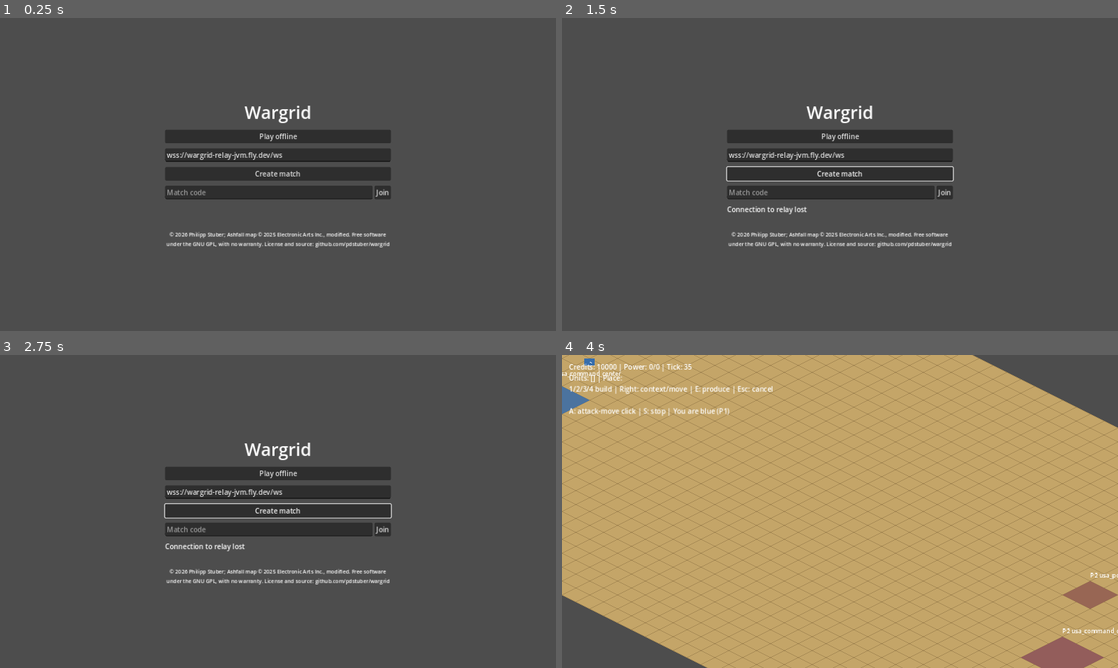
Above: before the commit, frames 1-4 (two rows, left to right).
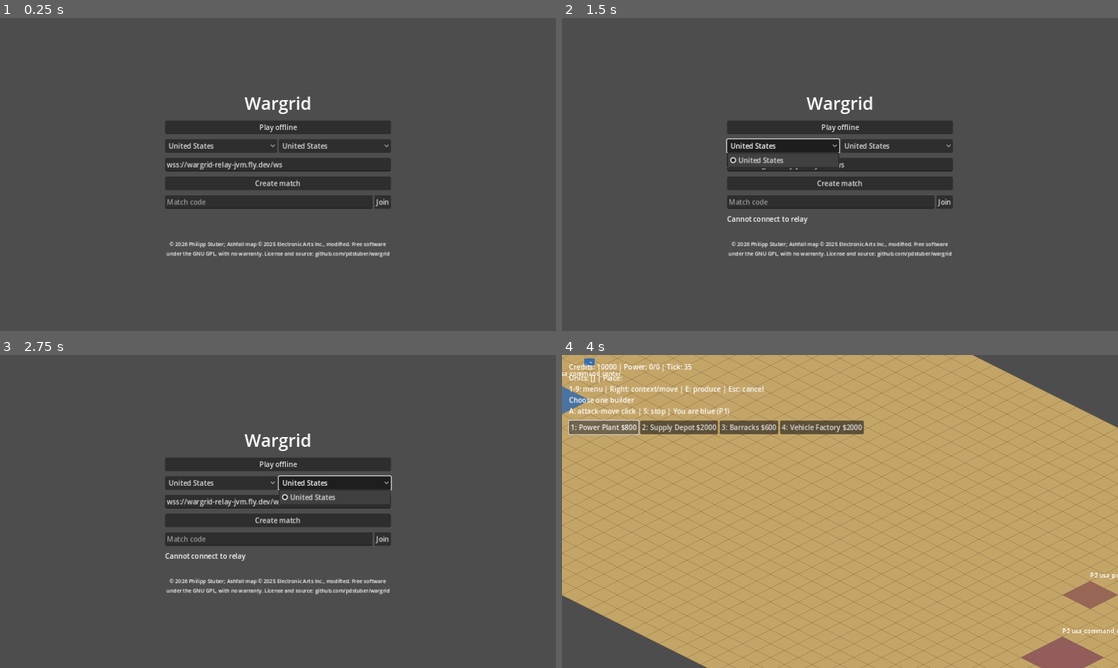
Above: after the commit, the same moments.

Repository: pdstuber/wargrid
Game: Godot game, scene res://scenes/launcher.tscn
The game is run twice, just before and just after one commit, with the same random seed, the same clock (stepped at 60 frames per second) and the same inputs.
Inputs (mouse positions are in pixels of both pictures, inside the frame that each line leads up to):
- Up to frame 1 (0.25 s): no input
- Up to frame 2 (1.5 s): click "Create match" at 0.5 s; click (784, 146) at 1.25 s, where only the run after the commit has a clickable "United States"
- Up to frame 3 (2.75 s): click (333, 483) at 2 s, where only the run after the commit has a clickable "United States"
- Up to frame 4 (4 s): click "Play offline" at 2.75 s; click (606, 426) at 3.5 s, where only the run after the commit has a clickable "1: Power Plant $800"

The runs differ from the first frame. In frame 1, 7.7% of the frame differs, in the area x 29-71%, y 25-77%; in frame 2, 8.1%; in frame 3, 7.8%; in frame 4, 2.9%.

Commit message:
Add launcher faction selectors and capability build menu

Diff:
--- a/game/scenes/launcher.tscn
+++ b/game/scenes/launcher.tscn
@@ -29,6 +29,19 @@
 [node name="Offline" type="Button" parent="Center/Box"]
 layout_mode = 2
 text = "Play offline"
+
+[node name="FactionRow" type="HBoxContainer" parent="Center/Box"]
+layout_mode = 2
+
+[node name="Own" type="OptionButton" parent="Center/Box/FactionRow"]
+layout_mode = 2
+size_flags_horizontal = 3
+tooltip_text = "Your faction"
+
+[node name="Opponent" type="OptionButton" parent="Center/Box/FactionRow"]
+layout_mode = 2
+size_flags_horizontal = 3
+tooltip_text = "Opponent faction (offline only)"
 
 [node name="RelayUrl" type="LineEdit" parent="Center/Box"]
 layout_mode = 2
--- a/game/scripts/base_main.gd
+++ b/game/scripts/base_main.gd
@@ -3,6 +3,7 @@
 const Definitions = preload("res://scripts/simulation/economy_definitions.gd")
 const Registry = preload("res://scripts/simulation/definitions/definitions.gd")
 const Construction = preload("res://scripts/simulation/construction.gd")
+const MENU_COLUMNS: int = 4
 var selected_building_id: int = -1
 var _placement_kind: String = ""
 var _pending_placement: String = ""
@@ -10,8 +11,14 @@
 var _last_result_tick: int = -1
 var _last_result_sequence: int = -1
 var _preview_key: Array = []
+var _menu: Array = []
 
 func _ready() -> void:
+	var menu := GridContainer.new()
+	menu.name = "BuildMenu"
+	menu.columns = MENU_COLUMNS
+	$HUD/Economy.add_child(menu)
+	$HUD/Economy.move_child(menu,0)
 	super._ready()
 	$HUD/Economy/Produce.pressed.connect(_produce_selected)
 	$HUD/Economy/CancelBuild.pressed.connect(_cancel_build)
@@ -23,9 +30,6 @@
 	sim.add_supply_source(Vector2i(24,4),200)
 	return sim
 
-func _placement_kinds() -> Dictionary:
-	return {KEY_1:"usa_power_plant",KEY_2:"usa_supply_center",KEY_3:"usa_factory"}
-
 func _hint_point(payload: Dictionary) -> Variant:
 	if payload.type != "resume_build": return super._hint_point(payload)
 	var building: Dictionary = _building(simulation.snapshot(),payload.building_id)
@@ -33,7 +37,7 @@
 	return Vector2(building.origin[0],building.origin[1]) + Vector2(Definitions.building(building.kind).footprint) / 2.0
 
 func _build_hint() -> String:
-	return "1/2/3 build"
+	return "1-9: menu"
 
 func _production_kind(building: Dictionary) -> String:
 	return Definitions.building(building.kind).produces
@@ -69,12 +73,42 @@
 	var player: Dictionary = _local_state(state)
 	var building: Dictionary = _building(state,selected_building_id)
 	var detail: String = "Units: " + str(selected_ids)
-	if not building.is_empty(): detail = "%s #%d | Work %d/%d" % [building.kind,building.id,building.work,Definitions.building(building.kind).ticks * 1000]
+	if not building.is_empty(): detail = "%s #%d | Work %d/%d" % [Registry.kind(building.kind).display_name,building.id,building.work,Definitions.building(building.kind).ticks * 1000]
 	var resume: String = "Right-click: resume\n" if _view.resume_candidate() != -1 else ""
 	_status.text = "Credits: %d | Power: %d/%d | Tick: %d\n%s | Place: %s\n%s | Right: context/move | E: produce | Esc: cancel\n%s%s" % [player.credits,player.power_supply,player.power_demand,state.tick,detail,_placement_kind,_build_hint(),resume,_error]
 	$HUD/Economy/Produce.visible = not building.is_empty() and building.completed and not _production_kind(building).is_empty()
 	$HUD/Economy/CancelBuild.visible = not building.is_empty() and not building.completed
+	_refresh_menu(_menu_kinds(state,building))
 	_refresh_queue(building.get("queue",[]))
+
+func _menu_kinds(state: Dictionary, building: Dictionary) -> Array:
+	if not building.is_empty(): return Registry.kind(building.kind).produces if building.completed else []
+	var kind: String = Registry.faction(_local_state(state).get("faction",Registry.Factions.DEFAULT_FACTION)).get("start_unit","")
+	if selected_ids.size() == 1:
+		for unit: Dictionary in state.entities:
+			if unit.id == selected_ids[0] and Registry.is_builder(unit.kind): kind = unit.kind
+	return Registry.kind(kind).get("builds",[])
+
+static func menu_label(index: int, kind: String) -> String:
+	return "%d: %s $%d" % [index + 1,Registry.kind(kind).display_name,Registry.kind(kind).cost]
+
+func _refresh_menu(kinds: Array) -> void:
+	_menu = kinds
+	var grid: GridContainer = $HUD/Economy/BuildMenu
+	while grid.get_child_count() > kinds.size(): grid.get_child(grid.get_child_count() - 1).free()
+	for i in kinds.size():
+		var button: Button = grid.get_child(i) if i < grid.get_child_count() else null
+		if button == null:
+			button = Button.new()
+			button.pressed.connect(_menu_choose.bind(i,false))
+			grid.add_child(button)
+		button.text = menu_label(i,kinds[i])
+
+func _menu_choose(index: int, from_key: bool) -> void:
+	var kind: String = _menu[index]
+	if selected_building_id != -1: _submit({"type":"produce","building_id":selected_building_id,"unit_kind":kind})
+	elif from_key and is_selecting(): _pending_placement = kind
+	else: _enter_placement(kind)
 
 func _refresh_queue(queue: Array) -> void:
 	var ids: Array = queue.map(func(entry: Dictionary) -> String: return str(entry.id))
@@ -90,8 +124,9 @@
 		button.text = queue_label(entry)
 
 static func queue_label(entry: Dictionary) -> String:
-	if entry.work == 0: return "Cancel %s (queued)" % entry.kind
-	return "Cancel %s (%d%%)" % [entry.kind,entry.work * 100 / (Definitions.unit(entry.kind).ticks * 1000)]
+	var label: String = Registry.kind(entry.kind).display_name
+	if entry.work == 0: return "Cancel %s (queued)" % label
+	return "Cancel %s (%d%%)" % [label,entry.work * 100 / (Definitions.unit(entry.kind).ticks * 1000)]
 
 func pan_camera(direction: Vector2, delta: float) -> void:
 	if _placement_kind.is_empty(): super.pan_camera(direction,delta)
@@ -138,10 +173,9 @@
 			_refresh()
 	if event is InputEventKey and event.pressed and not event.echo:
 		if event.physical_keycode == KEY_B: return
-		var kind: String = _placement_kinds().get(event.physical_keycode,"")
-		if not kind.is_empty():
-			if is_selecting(): _pending_placement = kind
-			else: _enter_placement(kind)
+		var index: int = event.physical_keycode - KEY_1
+		if index >= 0 and index < _menu.size():
+			_menu_choose(index,true)
 			return
 		if event.physical_keycode == KEY_E:
 			if not is_selecting() and _placement_kind.is_empty(): _produce_selected()
--- a/game/scripts/launcher.gd
+++ b/game/scripts/launcher.gd
@@ -4,6 +4,8 @@
 const RelayTransport = preload("res://scripts/net/relay_transport.gd")
 const Wire = preload("res://scripts/net/wire.gd")
 const OnlineScene = preload("res://scenes/online_skirmish.tscn")
+const Registry = preload("res://scripts/simulation/definitions/definitions.gd")
+const SkirmishMain = preload("res://scripts/skirmish_main.gd")
 const OFFLINE_SCENE: String = "res://scenes/skirmish.tscn"
 const HEADLESS_FLAGS: Array[String] = ["--netclient", "--relay", "--replay-log", "--probe-relay"]
 var _transport: RefCounted
@@ -19,12 +21,26 @@
 		if flag in OS.get_cmdline_user_args():
 			get_tree().change_scene_to_file.call_deferred("res://scenes/net_headless.tscn")
 			return
+	_fill_factions()
 	$Center/Box/Offline.pressed.connect(_play_offline)
 	$Center/Box/Create.pressed.connect(_connect.bind(""))
 	$Center/Box/JoinRow/Join.pressed.connect(func() -> void: _connect($Center/Box/JoinRow/Code.text.strip_edges().to_upper()))
 	set_process(false)
 
+func _fill_factions() -> void:
+	var ids: Array = Registry.Factions.FACTIONS.keys()
+	ids.sort()
+	for selector: OptionButton in [$Center/Box/FactionRow/Own, $Center/Box/FactionRow/Opponent]:
+		for id: String in ids:
+			selector.add_item(Registry.faction(id).display_name)
+			selector.set_item_metadata(selector.item_count - 1, id)
+		selector.select(maxi(ids.find(Registry.Factions.DEFAULT_FACTION), 0))
+
+func _faction(selector: OptionButton) -> String:
+	return selector.get_item_metadata(selector.selected)
+
 func _play_offline() -> void:
+	SkirmishMain.factions = {1: _faction($Center/Box/FactionRow/Own), 2: _faction($Center/Box/FactionRow/Opponent)}
 	get_tree().change_scene_to_file(OFFLINE_SCENE)
 
 func _connect(code: String) -> void:
@@ -40,7 +56,7 @@
 	set_process(true)
 
 func _set_busy(busy: bool) -> void:
-	for path: String in ["Offline", "Create", "RelayUrl", "JoinRow/Code", "JoinRow/Join"]:
+	for path: String in ["Offline", "Create", "RelayUrl", "JoinRow/Code", "JoinRow/Join", "FactionRow/Own", "FactionRow/Opponent"]:
 		var control: Control = get_node("Center/Box/" + path)
 		if control is BaseButton: control.disabled = busy
 		else: control.editable = not busy
@@ -86,7 +102,7 @@
 	seats.assign(message.seats)
 	_lockstep = Lockstep.new(_seat, seats, message.delay)
 	var game: Node = OnlineScene.instantiate()
-	game.setup(_transport, _lockstep, _seat)
+	game.setup(_transport, _lockstep, _seat, _faction($Center/Box/FactionRow/Own))
 	get_tree().root.add_child(game)
 	get_tree().current_scene = game
 	queue_free()
--- a/game/scripts/skirmish_main.gd
+++ b/game/scripts/skirmish_main.gd
@@ -4,25 +4,18 @@
 const View = preload("res://scripts/presentation/world_view.gd")
 var _attack_move_mode: bool = false
 var inspected_id: int = -1
+static var factions: Dictionary = Registry.Factions.DEFAULT_SKIRMISH
 
 func _ready() -> void:
 	super._ready()
 	$HUD/Restart.pressed.connect(_restart)
 
 func _create_simulation() -> Simulation:
-	return Skirmish.create()
+	return Skirmish.create(true, "ai", factions)
 
 func _step_simulation() -> void:
 	Skirmish.issue_opponent(simulation)
 	simulation.step()
-
-func _build_hint() -> String:
-	return "1/2/3/4 build"
-
-func _placement_kinds() -> Dictionary:
-	var kinds: Dictionary = super._placement_kinds()
-	kinds[KEY_4] = "usa_barracks"
-	return kinds
 
 func _production_kind(building: Dictionary) -> String:
 	return Skirmish.unit_for(building.kind) if not Skirmish.unit_for(building.kind).is_empty() else super._production_kind(building)
@@ -105,7 +98,7 @@
 	if selected_ids.size() != 1: return ""
 	for unit: Dictionary in state.entities:
 		if unit.id != selected_ids[0]: continue
-		var line: String = "%s #%d HP %d/%d" % [unit.kind, unit.id, unit.hp / 1000, unit.max_hp / 1000]
+		var line: String = "%s #%d HP %d/%d" % [Registry.kind(unit.kind).display_name, unit.id, unit.hp / 1000, unit.max_hp / 1000]
 		if unit.combat != null: line += " | %s%s" % [unit.combat.mode, "" if unit.combat.target_id == null else " -> #" + str(unit.combat.target_id)]
 		if unit.collection != null and unit.collection.enabled: line += _collection_suffix(state, unit)
 		return line + "\n"
@@ -129,7 +122,7 @@
 func _enemy_summary(state: Dictionary) -> String:
 	var object: Dictionary = _inspected(state)
 	if object.is_empty(): return ""
-	var line: String = "Enemy (P%d) %s #%d HP %d/%d" % [object.owner, object.kind, object.id, object.hp / 1000, object.max_hp / 1000]
+	var line: String = "Enemy (P%d) %s #%d HP %d/%d" % [object.owner, Registry.kind(object.kind).display_name, object.id, object.hp / 1000, object.max_hp / 1000]
 	var combat: Variant = object.get("combat")
 	if combat != null: line += " | " + combat.mode + ("" if combat.target_id == null else " -> #%d" % combat.target_id)
 	return line + "\n"
--- a/game/tests/test_base_scene.gd
+++ b/game/tests/test_base_scene.gd
@@ -4,10 +4,11 @@
 const Base = preload("res://scenes/base.tscn")
 const Fixture = preload("res://tests/economy_fixture.gd")
 const Iso = preload("res://scripts/presentation/isometric.gd")
+const Registry = preload("res://scripts/simulation/definitions/definitions.gd")
 const Profiler = preload("res://scripts/debug/profiler.gd")
 
 func cases() -> Array[Callable]:
-	return [test_base_ready,test_placement_input,test_production_ui,test_context_orders,test_execution_feedback,test_preview_hover_cost,test_resume_status,test_queue_label,test_one_snapshot_per_refresh]
+	return [test_base_ready,test_placement_input,test_production_ui,test_context_orders,test_execution_feedback,test_preview_hover_cost,test_resume_status,test_queue_label,test_one_snapshot_per_refresh,test_build_menu_from_capabilities,test_build_menu_wraps_eleven]
 
 func setup(runner):
 	var main = Base.instantiate()
@@ -245,8 +246,8 @@
 
 func test_queue_label(runner) -> bool:
 	var BaseMain = load("res://scripts/base_main.gd")
-	runner.check(BaseMain.queue_label({"id":10,"kind":"usa_tank","work":270000}) == "Cancel usa_tank (90%)","Bs5 started entry shows percent, no id or raw work")
-	runner.check(BaseMain.queue_label({"id":12,"kind":"usa_tank","work":0}) == "Cancel usa_tank (queued)","Bs5 unstarted entry shows queued")
+	runner.check(BaseMain.queue_label({"id":10,"kind":"usa_tank","work":270000}) == "Cancel Battle Tank (90%)","Bs5 started entry shows percent, no id or raw work")
+	runner.check(BaseMain.queue_label({"id":12,"kind":"usa_tank","work":0}) == "Cancel Battle Tank (queued)","Bs5 unstarted entry shows queued")
 	return true
 
 func test_one_snapshot_per_refresh(runner) -> bool:
@@ -262,3 +263,51 @@
 	runner.check(calls == 1, "RF1 a refresh takes one snapshot, got %d" % calls)
 	main.free()
 	return true
+
+func _menu_texts(main) -> Array:
+	return main.get_node("HUD/Economy/BuildMenu").get_children().map(func(button: Button) -> String: return button.text)
+
+func test_build_menu_from_capabilities(runner) -> bool:
+	var main = await setup(runner)
+	main.simulation = Fixture.make_world(50000)
+	Fixture.build(runner,main.simulation,"usa_power_plant",Vector2i(5,5))
+	Fixture.build(runner,main.simulation,"usa_supply_center",Vector2i(10,4))
+	var factory: int = Fixture.build(runner,main.simulation,"usa_factory",Vector2i(14,4))
+	main.selected_ids.assign([1])
+	main._refresh()
+	runner.check(_menu_texts(main) == ["1: Power Plant $800","2: Supply Depot $2000","3: Barracks $600","4: Vehicle Factory $2000"],"M1 builder menu lists its builds, got %s" % [_menu_texts(main)])
+	main.selected_ids.clear()
+	main.selected_building_id = factory
+	main._refresh()
+	runner.check(_menu_texts(main) == ["1: Scout Car $700","2: Battle Tank $900"],"M2 factory menu lists produces, got %s" % [_menu_texts(main)])
+	key(main,KEY_2)
+	var pending: Array = main.simulation.snapshot().pending_commands
+	runner.check(pending.size() == 1 and pending[0].type == "produce" and pending[0].unit_kind == "usa_tank","M3 number key trains the n-th entry")
+	main.selected_building_id = -1
+	main.selected_ids.assign([1])
+	main._refresh()
+	key(main,KEY_4)
+	runner.check(main._placement_kind == "usa_factory","M4 key 4 places the fourth build")
+	main.free()
+	return true
+
+func test_build_menu_wraps_eleven(runner) -> bool:
+	var main = await setup(runner)
+	var kinds: Array = []
+	for i in 11:
+		Registry.add_test_kind("test_k%d" % i,{"display_name":"Synthetic %d" % i,"cost":100 + i})
+		kinds.append("test_k%d" % i)
+	main._refresh_menu(kinds)
+	await runner.process_frame
+	await runner.process_frame
+	var buttons: Array = main.get_node("HUD/Economy/BuildMenu").get_children()
+	var status: Label = main.get_node("HUD/Status")
+	var status_rect := Rect2(status.global_position,status.get_minimum_size())
+	runner.check(buttons.size() == 11,"M5 eleven buttons")
+	for i in buttons.size():
+		runner.check(not buttons[i].get_global_rect().intersects(status_rect),"M5 button %d clear of status" % i)
+		for j in range(i + 1,buttons.size()):
+			runner.check(not buttons[i].get_global_rect().intersects(buttons[j].get_global_rect()),"M5 buttons %d and %d do not overlap" % [i,j])
+	Registry.clear_test_kinds()
+	main.free()
+	return true
--- a/game/tests/test_online_scene.gd
+++ b/game/tests/test_online_scene.gd
@@ -28,7 +28,7 @@
 	func rtt_samples() -> PackedInt64Array: return PackedInt64Array([40000])
 
 func cases() -> Array[Callable]:
-	return [test_seat_two_controls_player_two, test_status_lines_and_layout, test_rejection_line, test_match_end_reports_latency, test_runs_at_tick_rate, test_catch_up_is_bounded, test_launcher_layout]
+	return [test_seat_two_controls_player_two, test_status_lines_and_layout, test_rejection_line, test_match_end_reports_latency, test_runs_at_tick_rate, test_catch_up_is_bounded, test_launcher_layout, test_launcher_faction_selectors_fit]
 
 func _online(runner, seat: int) -> Dictionary:
 	var transport := FakeTransport.new()
@@ -204,3 +204,23 @@
 	_layout_ok(runner, main, "rejection")
 	main.free()
 	return true
+
+func test_launcher_faction_selectors_fit(runner) -> bool:
+	var original: Vector2i = runner.root.size
+	for size in [Vector2i(1280, 720), Vector2i(1920, 1080)]:
+		runner.root.size = size
+		var launcher = Launcher.instantiate()
+		runner.root.add_child(launcher)
+		await runner.process_frame
+		await runner.process_frame
+		var box: Control = launcher.get_node("Center/Box")
+		var own: OptionButton = launcher.get_node("Center/Box/FactionRow/Own")
+		var opponent: OptionButton = launcher.get_node("Center/Box/FactionRow/Opponent")
+		runner.check(box.get_global_rect().encloses(own.get_global_rect()) and box.get_global_rect().encloses(opponent.get_global_rect()), "F5 selectors inside the box at %s" % size)
+		runner.check(not own.get_global_rect().intersects(opponent.get_global_rect()), "F5 selectors do not overlap at %s" % size)
+		for path in ["Offline", "RelayUrl", "Create", "JoinRow", "Status"]:
+			runner.check(not launcher.get_node("Center/Box/FactionRow").get_global_rect().intersects(launcher.get_node("Center/Box/" + path).get_global_rect()), "F5 row clear of %s at %s" % [path, size])
+		runner.check(own.item_count >= 1 and own.get_item_text(0) == "United States", "F5 selector lists faction display names")
+		launcher.free()
+	runner.root.size = original
+	return true
--- a/game/tests/test_skirmish_scene.gd
+++ b/game/tests/test_skirmish_scene.gd
@@ -113,7 +113,7 @@
 	main.selected_ids.assign([ids.tank])
 	main._refresh()
 	var text: String = main.get_node("HUD/Status").text
-	runner.check(text.contains("Credits") and text.contains("tank #" + str(ids.tank)) and text.contains("HP 480/480") and text.contains("guard"), "K4 credits, kind, HP and order in the HUD")
+	runner.check(text.contains("Credits") and text.contains("Battle Tank #" + str(ids.tank)) and text.contains("HP 480/480") and text.contains("guard"), "K4 credits, kind, HP and order in the HUD")
 	main.simulation.remove_object(3)
 	main.simulation.remove_object(4)
 	main._physics_process(0.0)
@@ -228,11 +228,11 @@
 func test_hud_build_line(runner) -> bool:
 	var main = await _setup(runner)
 	var text: String = main.get_node("HUD/Status").text
-	runner.check(text.contains("1/2/3/4 build") and not text.contains("4: barracks"), "H1 skirmish build line, got " + text)
+	runner.check(text.contains("1-9: menu") and not text.contains("1/2/3"), "H1 skirmish build line, got " + text)
 	var base_helper = BaseScene.new()
 	var base = await base_helper.setup(runner)
 	var base_text: String = base.get_node("HUD/Status").text
-	runner.check(base_text.contains("1/2/3 build") and not base_text.contains("1/2/3/4"), "H1 base scene keeps 1/2/3 build")
+	runner.check(base_text.contains("1-9: menu") and not base_text.contains("1/2/3"), "H1 base scene shares the menu hint")
 	base.free()
 	main.free()
 	return true
@@ -246,7 +246,7 @@
 	helper.pointer(main, enemy_point, MOUSE_BUTTON_LEFT, false)
 	var text: String = main.get_node("HUD/Status").text
 	runner.check(main.inspected_id == ids.enemy and main.selected_ids.is_empty(), "E1 left-click selects the enemy read-only and replaces own selection")
-	runner.check(text.contains("Enemy (P2) usa_tank #%d HP 480/480" % ids.enemy), "E1 enemy line, got " + text)
+	runner.check(text.contains("Enemy (P2) Battle Tank #%d HP 480/480" % ids.enemy), "E1 enemy line, got " + text)
 	runner.check(text.contains("HP 480/480 | guard"), "E1 idle enemy shows its mode, got " + text)
 	var before: Dictionary = main.simulation.snapshot()
 	helper.key(main, KEY_E)
Not shown, changed: docs/reference/m7-verification.md
